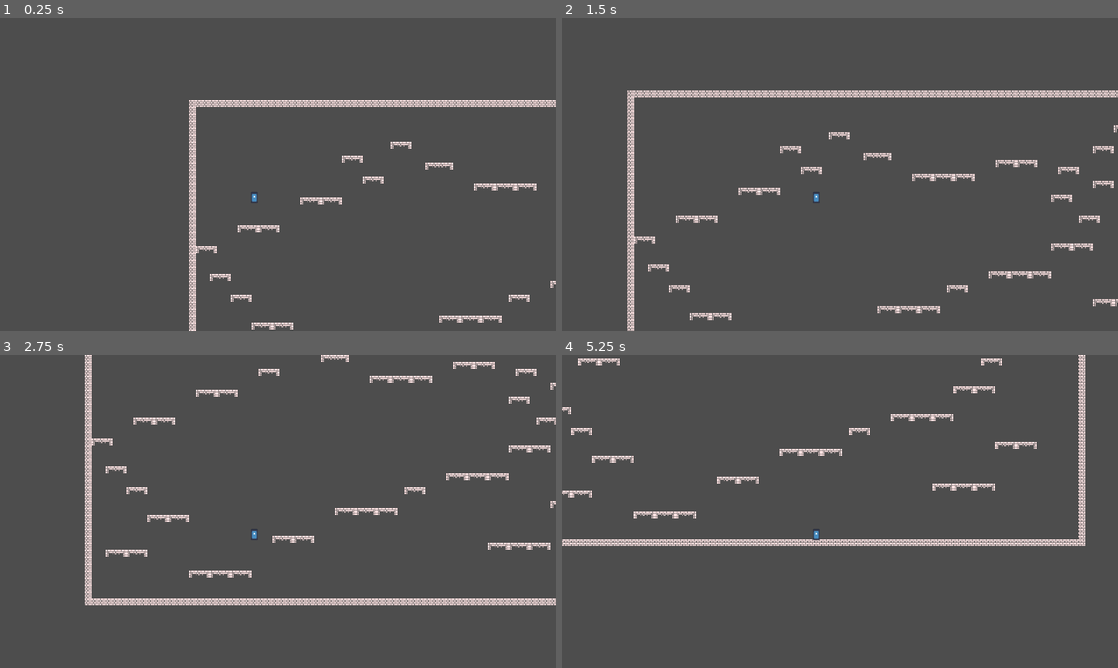
Above: before the commit, frames 1-4 (two rows, left to right).
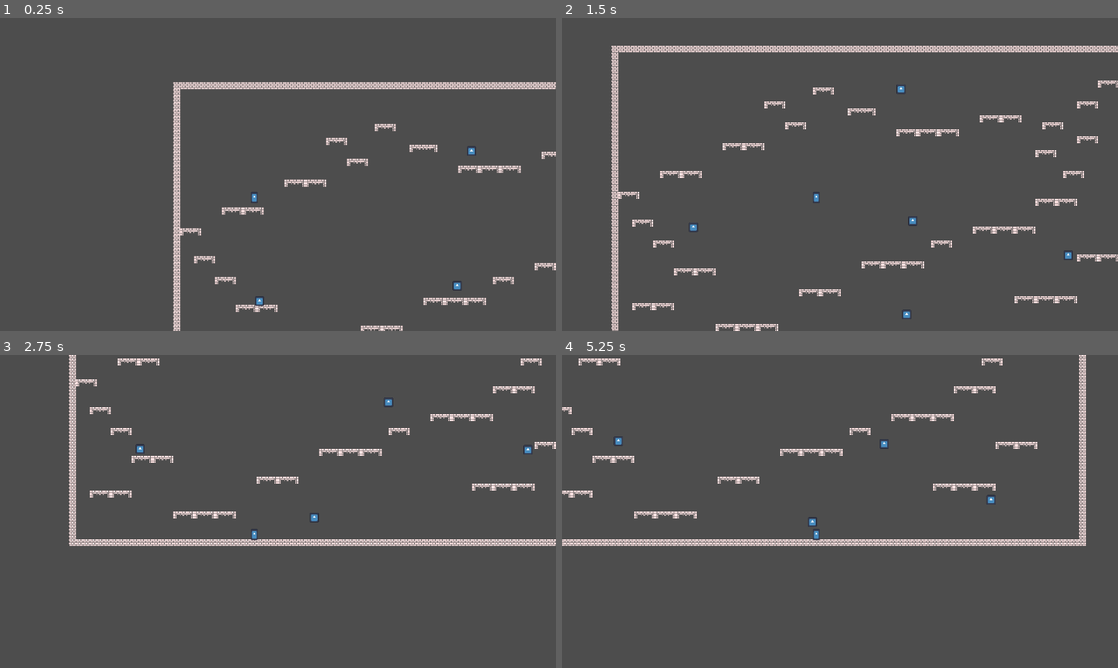
Above: after the commit, the same moments.

Repository: EXLAIZOR/tick-times
Game: Godot game, scene res://Scenes/level1.tscn
Two runs of this game, one before a commit and one after it. Both use one fixed random seed, a clock stepped at 60 frames per second and the inputs below. The engine's default icon, where the game draws it, is replaced by a stand-in: a white triangle on a blue panel in a dark square.
Inputs:
- Up to frame 1 (0.25 s): no input
- Up to frame 2 (1.5 s): tap Enter (ui_accept) at 0.5, 0.77 s; hold Right (ui_right) from 0.53 s (still down)
- Up to frame 3 (2.75 s): tap Enter (ui_accept) at 1.52 s; release Right (ui_right) at 2.03 s; hold Left (ui_left) from 2.03 s (still down)
- Up to frame 4 (5.25 s): release Left (ui_left) at 2.78 s; hold Right (ui_right) 2.78-4.28 s; tap Enter (ui_accept) at 3.02, 3.77, 4.52 s; hold Left (ui_left) 4.28-5.03 s; hold Right (ui_right) from 5.03 s (still down)

The runs differ from the first frame. In frame 1, 7.5% of the frame differs, in the area x 31-100%, y 20-100%; in frame 2, 9.6%, in the area x 8-100%, y 8-100%; in frame 3, 8.8%; in frame 4, 2.3%.

Commit message:
Enemies UPD
Update

Diff:
--- a/Scenes/level1.tscn
+++ b/Scenes/level1.tscn
@@ -1,5 +1,6 @@
 [gd_scene format=4 uid="uid://pv7vm5novsk4"]
 
+[ext_resource type="PackedScene" uid="uid://2xm1dxonhn47" path="res://enemy.tscn" id="1_c5erv"]
 [ext_resource type="Texture2D" uid="uid://dr2fhqda2tcg8" path="res://assets/images/Tilemap/LittleJumper1bitAssets/Tileset/1bitfull_tileset.png" id="1_sbmc0"]
 [ext_resource type="PackedScene" uid="uid://bif7kogln61f3" path="res://player.tscn" id="2_vly50"]
 
@@ -138,10 +139,25 @@
 
 [node name="LevelRoot" type="Node2D" unique_id=1656716161]
 
+[node name="Enemy" parent="." unique_id=28214811 instance=ExtResource("1_c5erv")]
+position = Vector2(723, 174)
+
 [node name="TileMapLayer" type="TileMapLayer" parent="." unique_id=1118061081]
 position = Vector2(-4, -3)
 tile_map_data = PackedByteArray("AAAAACwAAAAPAAQAAAABACwAAAAPAAQAAAACACwAAAAPAAQAAAADACwAAAAPAAQAAAAEACwAAAAPAAQAAAAFAC …(6080 unchanged characters)…
 tile_set = SubResource("TileSet_e1x5f")
 
 [node name="Player" parent="." unique_id=1425424670 instance=ExtResource("2_vly50")]
-position = Vector2(201, 139)
+position = Vector2(237, 180)
+
+[node name="Enemy2" parent="." unique_id=1476373 instance=ExtResource("1_c5erv")]
+position = Vector2(210, 477)
+
+[node name="Enemy3" parent="." unique_id=1082000496 instance=ExtResource("1_c5erv")]
+position = Vector2(666, 688)
+
+[node name="Enemy4" parent="." unique_id=128401477 instance=ExtResource("1_c5erv")]
+position = Vector2(640, 467)
+
+[node name="Enemy5" parent="." unique_id=1543526600 instance=ExtResource("1_c5erv")]
+position = Vector2(1000, 532)
--- /dev/null
+++ b/collisionshapeenemy.tres
@@ -0,0 +1,3 @@
+[gd_resource type="RectangleShape2D" format=3 uid="uid://cjom1gyk8xxo5"]
+
+[resource]
--- /dev/null
+++ b/enemy.gd
@@ -0,0 +1,25 @@
+extends CharacterBody2D
+
+
+const SPEED = 300.0
+const JUMP_VELOCITY = -400.0
+
+
+func _physics_process(delta: float) -> void:
+	# Add the gravity.
+	if not is_on_floor():
+		velocity += get_gravity() * delta
+
+	# Handle jump.
+	if bool(randi_range(0.,1)) and is_on_floor():
+		velocity.y = JUMP_VELOCITY
+
+	# Get the input direction and handle the movement/deceleration.
+	# As good practice, you should replace UI actions with custom gameplay actions.
+	var direction := randi_range(-1,1)
+	if direction:
+		velocity.x = direction * SPEED
+	else:
+		velocity.x = move_toward(velocity.x, 0, SPEED)
+
+	move_and_slide()
--- /dev/null
+++ b/enemy.tscn
@@ -0,0 +1,21 @@
+[gd_scene format=3 uid="uid://2xm1dxonhn47"]
+
+[ext_resource type="Script" uid="uid://dtc2wrhibre51" path="res://enemy.gd" id="1_qi2p4"]
+[ext_resource type="Texture2D" uid="uid://d0mmnthl1rmfn" path="res://icon.svg" id="2_iifgy"]
+[ext_resource type="Shape2D" uid="uid://cjom1gyk8xxo5" path="res://collisionshapeenemy.tres" id="3_epg4t"]
+
+[node name="Enemy" type="CharacterBody2D" unique_id=28214811]
+script = ExtResource("1_qi2p4")
+
+[node name="Icon" type="Sprite2D" parent="." unique_id=472078124]
+position = Vector2(-0.4999981, 0.9999981)
+scale = Vector2(0.1640625, 0.171875)
+texture = ExtResource("2_iifgy")
+
+[node name="CollisionShape2D" type="CollisionShape2D" parent="." unique_id=1015336967]
+shape = ExtResource("3_epg4t")
+
+[node name="Area2D" type="Area2D" parent="CollisionShape2D" unique_id=191575457]
+
+[node name="CollisionShape2D" type="CollisionShape2D" parent="CollisionShape2D/Area2D" unique_id=597117136]
+shape = ExtResource("3_epg4t")
Not shown, added: enemy.gd.uid
